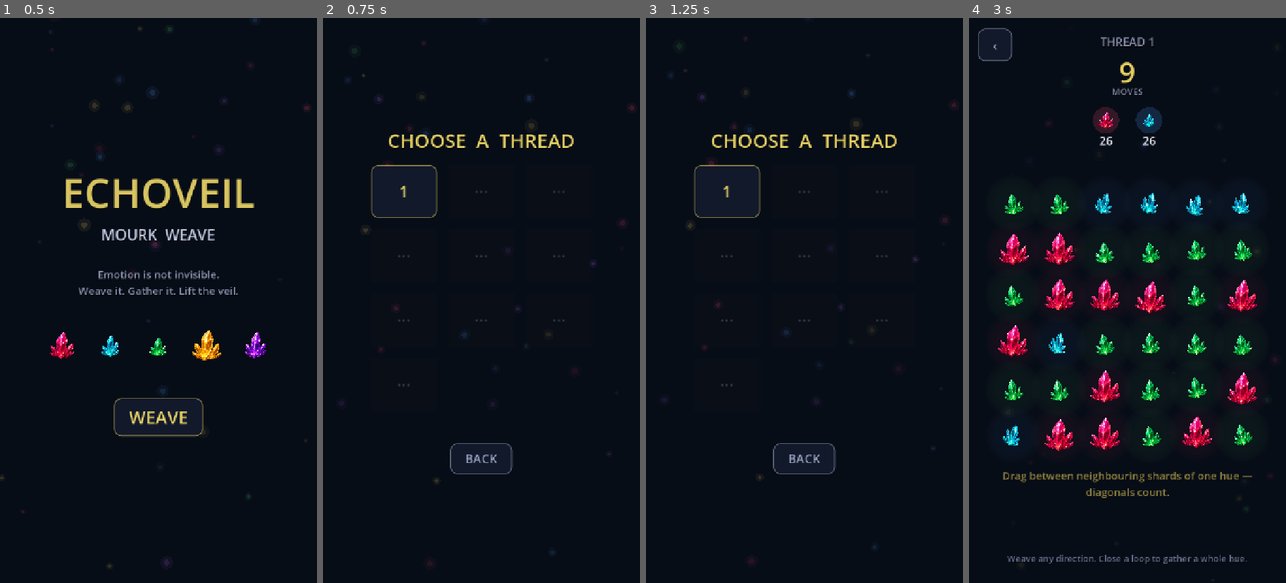
Above: before the commit, frames 1-4 (left to right).
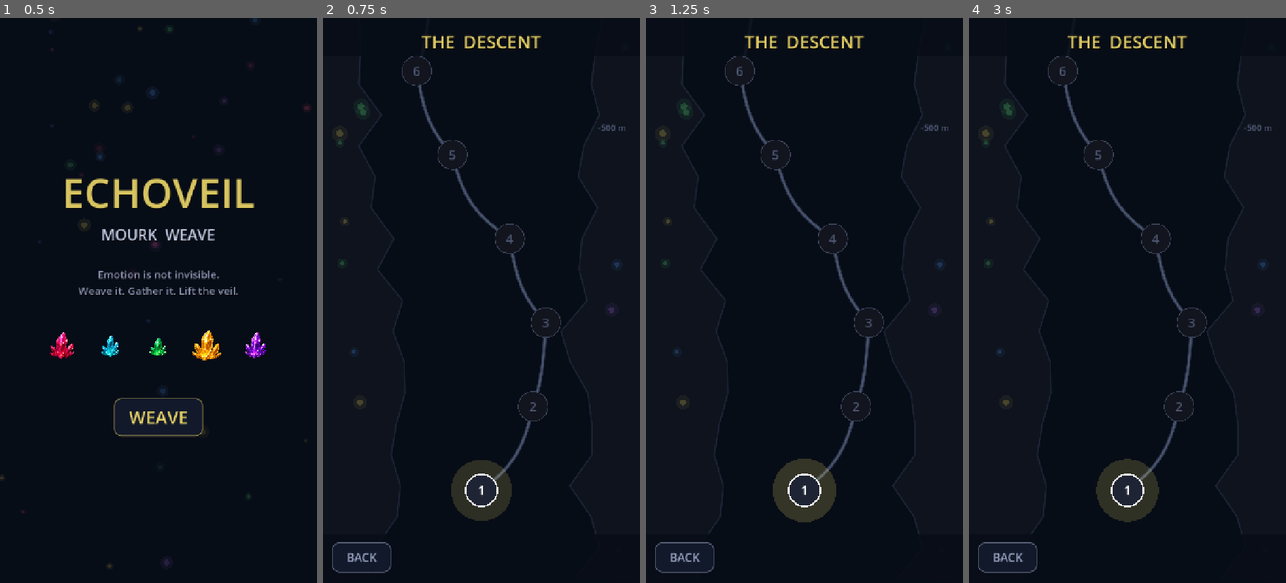
Above: after the commit, the same moments.

Repository: humeurworld-hash/fuse-drift
Game: Godot game, scene res://scenes/Menu.tscn
The game is run twice, just before and just after one commit, with the same random seed, the same clock (stepped at 60 frames per second) and the same inputs.
Inputs (mouse positions are in pixels of both pictures, inside the frame that each line leads up to):
- Up to frame 1 (0.5 s): no input
- Up to frame 2 (0.75 s): click "WEAVE" at 0.5 s
- Up to frame 3 (1.25 s): no input
- Up to frame 4 (3 s): click "BACK" at 1.25 s; click "WEAVE" at 2 s; click (1051, 193) at 2.75 s, where only the run before the commit has a clickable "1"

Frame 1 is identical in both runs. In frame 2, 5.3% of the frame differs, in the area x 2-99%, y 0-99%; in frame 3, 5.4%; in frame 4, 12%, in the area x 2-96%, y 1-99%.

Commit message:
Add threads 11-20 and a cave-line level select
Mirrors the echoveil-dots/ subfolder branch.

Co-Authored-By: Claude Opus 5 <noreply@anthropic.com>
Claude-Session: https://claude.ai/code/session_01GbJ5FdcyKN2fnKv4j382Ur

Diff:
--- a/scripts/game.gd
+++ b/scripts/game.gd
@@ -29,6 +29,7 @@
 var res_chance := 0.0    # chance a spawned shard is resonant
 var echo_count := 0      # echo shards maintained on the board
 var wardens_left := 0    # Canvas drones still on the board
+var warden_fuse := 0     # moves a drone waits before it scans
 var thread_color := -1   # hue of the current thread (-1 = only resonants so far)
 var switch_armed := false  # last woven shard was resonant: next may be any hue
 
@@ -65,6 +66,7 @@
 	res_chance = level_def.get("resonance", 0.0)
 	echo_count = level_def.get("echo", 0)
 	wardens_left = level_def.get("wardens", 0)
+	warden_fuse = level_def.get("fuse", MourkDot.WARDEN_FUSE)
 
 	var vp := get_viewport_rect().size
 	board_origin = Vector2(
@@ -180,7 +182,7 @@
 		d.veiled = false
 		d.resonant = false
 		d.echo_timer = 0
-		d.warden_timer = MourkDot.WARDEN_FUSE + i   # stagger their fuses
+		d.warden_timer = warden_fuse + i            # stagger their fuses
 		d.queue_redraw()
 
 
@@ -195,7 +197,7 @@
 			d.warden_timer -= 1
 			if d.warden_timer <= 0:
 				_warden_fire(Vector2i(c, r))
-				d.warden_timer = MourkDot.WARDEN_FUSE
+				d.warden_timer = warden_fuse
 			d.queue_redraw()
 
 
--- a/scripts/global.gd
+++ b/scripts/global.gd
@@ -68,6 +68,34 @@
 		"resonance": 0.08, "echo": 2, "wardens": 3 },
 	{ "moves": 11, "colors": 5, "goals": { 4: 36, 0: 32 },                       "veils": 9,
 		"resonance": 0.08, "echo": 2, "wardens": 4 },
+
+	# ── The Deep Veil: threads 11-20 ─────────────────────────────────────────
+	# Past the first descent the Canvas stops merely watching. Drones arrive in
+	# numbers and their fuses shorten, so a thread's route has to pay for
+	# itself twice: gather Mourk and put a drone down on the same drag.
+	{ "moves": 13, "colors": 5, "goals": { 0: 30, 2: 30 },                       "veils": 6,
+		"resonance": 0.08, "echo": 1, "wardens": 3,
+		"note": "Deeper. The Canvas keeps more of itself down here." },
+	{ "moves": 12, "colors": 5, "goals": { 3: 44 },                              "veils": 4,
+		"resonance": 0.08, "echo": 1, "wardens": 3 },
+	{ "moves": 12, "colors": 5, "goals": { 0: 26, 1: 26, 4: 26 },                "veils": 0,
+		"resonance": 0.08, "echo": 2, "wardens": 4, "fuse": 3,
+		"note": "The Canvas is quickening. Fuses burn a move faster from here." },
+	{ "moves":  8, "colors": 5, "goals": { 1: 30, 3: 30 },                       "veils": 12,
+		"resonance": 0.08, "echo": 1, "wardens": 3, "fuse": 3 },
+	{ "moves":  7, "colors": 5, "goals": { 0: 24, 1: 24, 2: 24, 3: 24, 4: 24 },  "veils": 0,
+		"resonance": 0.10, "echo": 2, "wardens": 4, "fuse": 3 },
+	{ "moves":  7, "colors": 5, "goals": { 2: 34, 4: 34 },                       "veils": 8,
+		"resonance": 0.10, "echo": 2, "wardens": 5, "fuse": 3 },
+	{ "moves":  5, "colors": 5, "goals": { 0: 28, 1: 28, 2: 28 },                "veils": 6,
+		"resonance": 0.10, "echo": 2, "wardens": 4, "fuse": 3 },
+	{ "moves":  7, "colors": 5, "goals": { 3: 38, 4: 34 },                       "veils": 12,
+		"resonance": 0.10, "echo": 2, "wardens": 5, "fuse": 3 },
+	{ "moves":  7, "colors": 5, "goals": { 0: 26, 1: 26, 2: 26, 3: 26 },         "veils": 8,
+		"resonance": 0.10, "echo": 2, "wardens": 5, "fuse": 3 },
+	{ "moves":  7, "colors": 5, "goals": { 4: 44, 0: 40 },                       "veils": 14,
+		"resonance": 0.10, "echo": 2, "wardens": 6, "fuse": 3,
+		"note": "The last stop before the surface. Everything the Canvas has." },
 ]
 
 var current_level := 0
--- a/scripts/level_select.gd
+++ b/scripts/level_select.gd
@@ -1,53 +1,241 @@
 extends Control
 
-# Level select — "threads". Locked threads stay behind the veil.
+# ── The descent ───────────────────────────────────────────────────────────────
+#
+# Threads are stops on a mine line winding down through the cave. You read it
+# bottom-to-top: thread 1 is the mouth near the surface, thread 20 is the
+# deepest cut. Cleared stops burn gold, the next one pulses, the rest sit dark
+# behind the veil.
+
+const STOP_GAP := 190.0          # vertical distance between stops
+const TOP_PAD := 180.0
+const BOTTOM_PAD := 210.0
+const SWAY := 150.0              # how far the line wanders off centre
+
+var _stops: Array[Vector2] = []
+var _scroll: ScrollContainer
+var _canvas: CaveCanvas
 
 
 func _ready() -> void:
+	var vp := get_viewport_rect().size
+	var count := G.level_count()
+	var height := TOP_PAD + BOTTOM_PAD + STOP_GAP * float(count - 1)
+
 	var bg := ColorRect.new()
 	bg.color = G.BG_COLOR
 	bg.set_anchors_preset(Control.PRESET_FULL_RECT)
 	bg.mouse_filter = Control.MOUSE_FILTER_IGNORE
 	add_child(bg)
 
-	add_child(VeilMotes.new())
-
-	var vbox := VBoxContainer.new()
-	vbox.set_anchors_preset(Control.PRESET_FULL_RECT)
-	vbox.alignment = BoxContainer.ALIGNMENT_CENTER
-	vbox.add_theme_constant_override("separation", 26)
-	add_child(vbox)
-
-	vbox.add_child(UIH.make_label("CHOOSE  A  THREAD", 44, G.GOLD))
-
-	var grid := GridContainer.new()
-	grid.columns = 3
-	grid.size_flags_horizontal = Control.SIZE_SHRINK_CENTER
-	grid.add_theme_constant_override("h_separation", 26)
-	grid.add_theme_constant_override("v_separation", 26)
-	vbox.add_child(grid)
-
-	for i in G.level_count():
-		var locked: bool = i + 1 > G.unlocked
-		var btn := UIH.make_button(str(i + 1), 38)
-		btn.custom_minimum_size = Vector2(150, 120)
-		if locked:
-			btn.text = "···"
-			btn.disabled = true
-			btn.modulate = Color(1, 1, 1, 0.35)
-		else:
+	# Deepest thread at the top of the scroll, thread 1 at the bottom.
+	for i in count:
+		var y := height - BOTTOM_PAD - STOP_GAP * float(i)
+		var x := vp.x * 0.5 + sin(float(i) * 0.9) * SWAY
+		_stops.append(Vector2(x, y))
+
+	_scroll = ScrollContainer.new()
+	_scroll.set_anchors_preset(Control.PRESET_FULL_RECT)
+	_scroll.horizontal_scroll_mode = ScrollContainer.SCROLL_MODE_DISABLED
+	add_child(_scroll)
+
+	_canvas = CaveCanvas.new(self)
+	_canvas.custom_minimum_size = Vector2(vp.x, height)
+	_canvas.mouse_filter = Control.MOUSE_FILTER_IGNORE
+	_scroll.add_child(_canvas)
+
+	for i in count:
+		var stop := StopButton.new(i, _state_of(i))
+		stop.position = _stops[i] - Vector2(StopButton.R, StopButton.R)
+		if _state_of(i) != 0:
 			var idx := i
-			btn.pressed.connect(func() -> void:
+			stop.pressed.connect(func() -> void:
 				G.current_level = idx
 				get_tree().change_scene_to_file("res://scenes/Game.tscn"))
-		grid.add_child(btn)
-
-	var spacer := Control.new()
-	spacer.custom_minimum_size = Vector2(0, 20)
-	vbox.add_child(spacer)
-
-	var back := UIH.make_button("BACK", 28, Color(0.6, 0.64, 0.76))
-	back.size_flags_horizontal = Control.SIZE_SHRINK_CENTER
+		_canvas.add_child(stop)
+
+	# Title and back sit above the scroll so they stay put. Scrims keep them
+	# legible as stops scroll underneath.
+	var top_scrim := ColorRect.new()
+	top_scrim.color = Color(G.BG_COLOR.r, G.BG_COLOR.g, G.BG_COLOR.b, 0.88)
+	top_scrim.set_anchors_preset(Control.PRESET_TOP_WIDE)
+	top_scrim.custom_minimum_size = Vector2(0, 88)
+	top_scrim.size.y = 88
+	top_scrim.mouse_filter = Control.MOUSE_FILTER_IGNORE
+	add_child(top_scrim)
+
+	var bot_scrim := ColorRect.new()
+	bot_scrim.color = Color(G.BG_COLOR.r, G.BG_COLOR.g, G.BG_COLOR.b, 0.88)
+	bot_scrim.set_anchors_preset(Control.PRESET_BOTTOM_WIDE)
+	bot_scrim.offset_top = -110
+	bot_scrim.mouse_filter = Control.MOUSE_FILTER_IGNORE
+	add_child(bot_scrim)
+
+	var top := UIH.make_label("THE  DESCENT", 40, G.GOLD)
+	top.set_anchors_preset(Control.PRESET_TOP_WIDE)
+	top.position.y = 26
+	top.mouse_filter = Control.MOUSE_FILTER_IGNORE
+	add_child(top)
+
+	var back := UIH.make_button("BACK", 26, Color(0.6, 0.64, 0.76))
+	back.position = Vector2(20, vp.y - 92)
 	back.pressed.connect(func() -> void:
 		get_tree().change_scene_to_file("res://scenes/Menu.tscn"))
-	vbox.add_child(back)
+	add_child(back)
+
+	# Open on the deepest stop reached, not at the surface.
+	await get_tree().process_frame
+	var focus: int = clampi(G.unlocked - 1, 0, count - 1)
+	_scroll.scroll_vertical = int(maxi(0, int(_stops[focus].y - vp.y * 0.62)))
+
+
+# 0 locked, 1 open, 2 cleared
+func _state_of(i: int) -> int:
+	if i + 1 > G.unlocked:
+		return 0
+	return 2 if i + 1 < G.unlocked else 1
+
+
+# ── Cave drawing ──────────────────────────────────────────────────────────────
+
+class CaveCanvas extends Control:
+	var owner_ref
+	var _rng := RandomNumberGenerator.new()
+
+	func _init(p_owner) -> void:
+		owner_ref = p_owner
+		_rng.seed = 20260802     # fixed, so the cave is the same cave every time
+
+	func _draw() -> void:
+		var stops: Array[Vector2] = owner_ref._stops
+		if stops.is_empty():
+			return
+		var w := size.x
+		var h := size.y
+
+		# Rock walls: jagged silhouettes crowding in from both sides.
+		_rng.seed = 20260802
+		var step := 70.0
+		var left := PackedVector2Array([Vector2(0, 0)])
+		var right := PackedVector2Array([Vector2(w, 0)])
+		var y := 0.0
+		while y < h:
+			var t := y / h
+			var squeeze := 90.0 + 60.0 * sin(t * 9.0)
+			left.append(Vector2(squeeze + _rng.randf_range(-38.0, 38.0), y))
+			right.append(Vector2(w - squeeze + _rng.randf_range(-38.0, 38.0), y))
+			y += step
+		left.append(Vector2(0, h))
+		right.append(Vector2(w, h))
+		var rock := Color(0.055, 0.075, 0.115)
+		draw_colored_polygon(left, rock)
+		draw_colored_polygon(right, rock)
+		var rim := Color(0.16, 0.20, 0.29, 0.55)
+		draw_polyline(left.slice(1, left.size() - 1), rim, 2.0, true)
+		draw_polyline(right.slice(1, right.size() - 1), rim, 2.0, true)
+
+		# Mourk seams glinting in the walls.
+		for i in 46:
+			var sy := _rng.randf_range(0.0, h)
+			var on_left := _rng.randf() < 0.5
+			var sx := _rng.randf_range(18.0, 92.0)
+			if not on_left:
+				sx = w - sx
+			var col: Color = G.DOT_COLORS[_rng.randi() % G.DOT_COLORS.size()]
+			col.a = 0.20
+			var rr := _rng.randf_range(3.0, 8.0)
+			draw_circle(Vector2(sx, sy), rr * 2.4, Color(col.r, col.g, col.b, 0.06))
+			draw_circle(Vector2(sx, sy), rr, col)
+
+		# The mine line itself, threaded stop to stop.
+		var line := PackedVector2Array()
+		for i in stops.size():
+			if i == 0:
+				line.append(stops[i])
+				continue
+			# a slack curve between stops rather than a straight rail
+			var a: Vector2 = stops[i - 1]
+			var b: Vector2 = stops[i]
+			for k in range(1, 9):
+				var tt := float(k) / 8.0
+				var p := a.lerp(b, tt)
+				p.x += sin(tt * PI) * ((b.x - a.x) * 0.16)
+				p.y += sin(tt * PI) * 16.0
+				line.append(p)
+		draw_polyline(line, Color(0.20, 0.24, 0.33, 0.85), 7.0, true)
+		draw_polyline(line, Color(0.36, 0.41, 0.53, 0.6), 2.5, true)
+
+		# The lit stretch: everything already cleared glows gold.
+		var lit := clampi(G.unlocked - 1, 0, stops.size() - 1)
+		if lit > 0:
+			var glow := PackedVector2Array()
+			for i in range(0, lit * 8 + 1):
+				if i < line.size():
+					glow.append(line[i])
+			if glow.size() >= 2:
+				draw_polyline(glow, Color(G.GOLD.r, G.GOLD.g, G.GOLD.b, 0.22), 11.0, true)
+				draw_polyline(glow, Color(G.GOLD.r, G.GOLD.g, G.GOLD.b, 0.75), 3.0, true)
+
+		# Depth markers down the side.
+		for i in stops.size():
+			if i % 5 != 4:
+				continue
+			var label := "-%d00 m" % (i + 1)
+			draw_string(ThemeDB.fallback_font, Vector2(w - 150.0, stops[i].y - 54.0),
+				label, HORIZONTAL_ALIGNMENT_RIGHT, 120.0, 20,
+				Color(0.34, 0.38, 0.50))
+
+
+class StopButton extends Button:
+	const R := 42.0
+
+	var idx := 0
+	var state := 0      # 0 locked, 1 open, 2 cleared
+	var _t := 0.0
+
+	func _init(p_idx: int, p_state: int) -> void:
+		idx = p_idx
+		state = p_state
+		custom_minimum_size = Vector2(R * 2.0, R * 2.0)
+		size = custom_minimum_size
+		flat = true
+		focus_mode = Control.FOCUS_NONE
+		disabled = state == 0
+		# The button is only a hit box; everything visible is drawn below.
+		add_theme_stylebox_override("normal", StyleBoxEmpty.new())
+		add_theme_stylebox_override("hover", StyleBoxEmpty.new())
+		add_theme_stylebox_override("pressed", StyleBoxEmpty.new())
+		add_theme_stylebox_override("disabled", StyleBoxEmpty.new())
+		set_process(state == 1)
+
+	func _process(delta: float) -> void:
+		_t += delta
+		queue_redraw()
+
+	func _draw() -> void:
+		var c := Vector2(R, R)
+		var gold: Color = G.GOLD
+		match state:
+			2:
+				draw_circle(c, R * 1.5, Color(gold.r, gold.g, gold.b, 0.10))
+				draw_circle(c, R * 0.86, Color(0.09, 0.11, 0.16))
+				draw_arc(c, R * 0.86, 0.0, TAU, 40, gold, 3.0)
+			1:
+				var pulse := 0.5 + 0.5 * sin(_t * 2.6)
+				draw_circle(c, R * (1.5 + 0.22 * pulse),
+					Color(gold.r, gold.g, gold.b, 0.10 + 0.10 * pulse))
+				draw_circle(c, R * 0.86, Color(0.12, 0.14, 0.20))
+				draw_arc(c, R * 0.86, 0.0, TAU, 40,
+					Color(1, 1, 1, 0.65 + 0.35 * pulse), 3.5)
+			_:
+				draw_circle(c, R * 0.80, Color(0.07, 0.08, 0.12))
+				draw_arc(c, R * 0.80, 0.0, TAU, 36, Color(0.22, 0.25, 0.33), 2.0)
+
+		var txt := str(idx + 1)
+		var col := Color(0.30, 0.34, 0.44)
+		if state == 2:
+			col = gold
+		elif state == 1:
+			col = Color(1, 1, 1)
+		draw_string(ThemeDB.fallback_font, Vector2(0, R + 11.0), txt,
+			HORIZONTAL_ALIGNMENT_CENTER, R * 2.0, 30, col)
Not shown, changed: README.md
